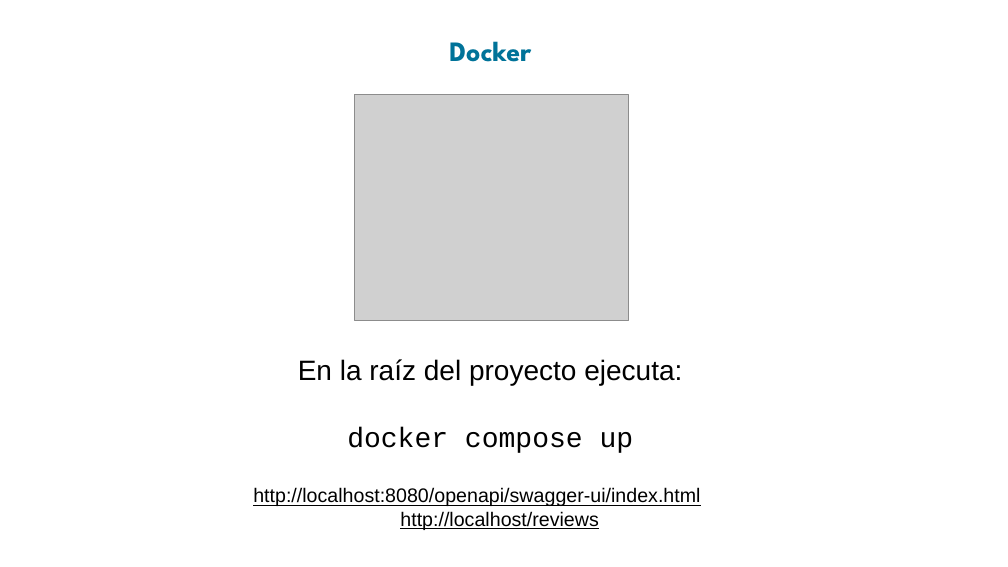
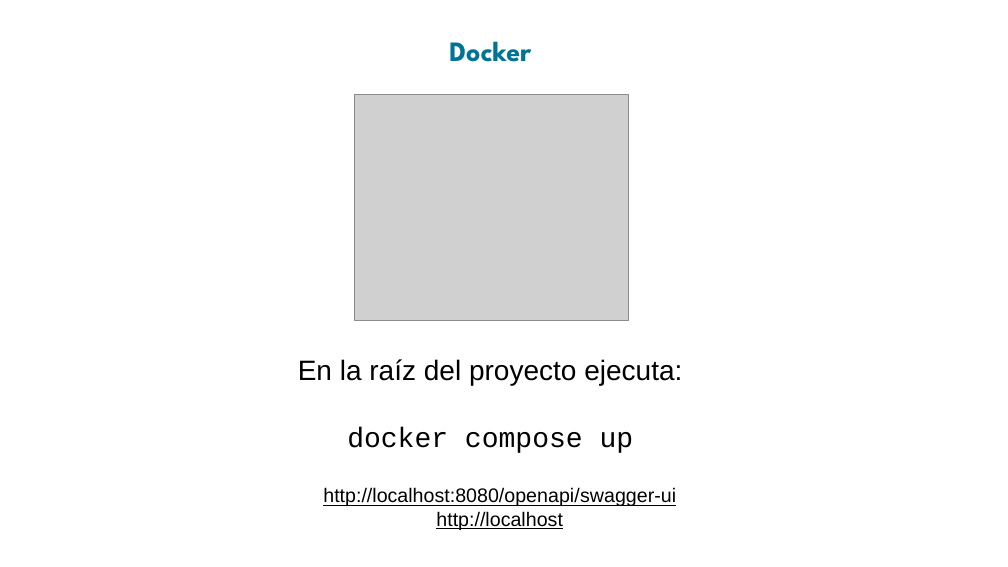
Before and after one commit to grupoinetel/curso-devops-ulpgc, a slide deck: slide 6 of ppt/curso-devops-ulpgc.pptx. Drawn at 1008x567 pixels with LibreOffice and Linux fonts; fonts in the diff are those of the drawing; grey boxes stand for pictures; background and template pictures are left out. Boxes give left, top, right and bottom in pixels: in the first picture for what was removed or moved away, otherwise in the second. Text is boxed around its words. In the diff, an @@ line names an element or a change of style, - is before the commit and + after.

```diff
--- a/ppt/curso-devops-ulpgc.pptx
+++ b/ppt/curso-devops-ulpgc.pptx
@@ text at (323,487,676,530): text changed @@
-http://localhost:8080/openapi/swagger-ui/index.html
-http://localhost/reviews
+http://localhost:8080/openapi/swagger-ui
+http://localhost
```
Also in this commit, not shown: 3 other files.
